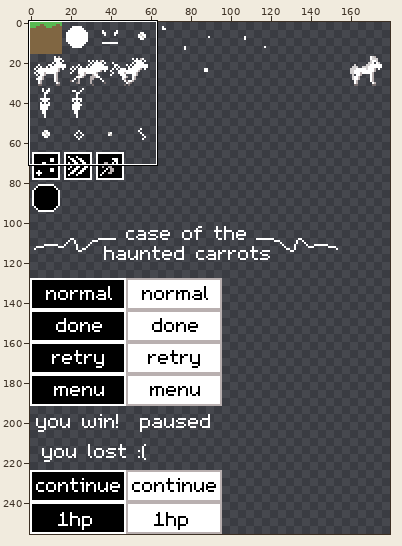
Edited in one commit: pixel-art file (tex/tiles.aseprite). The picture above shows the old version from afar; the outline marks the close-up.
Close-up. As it was:
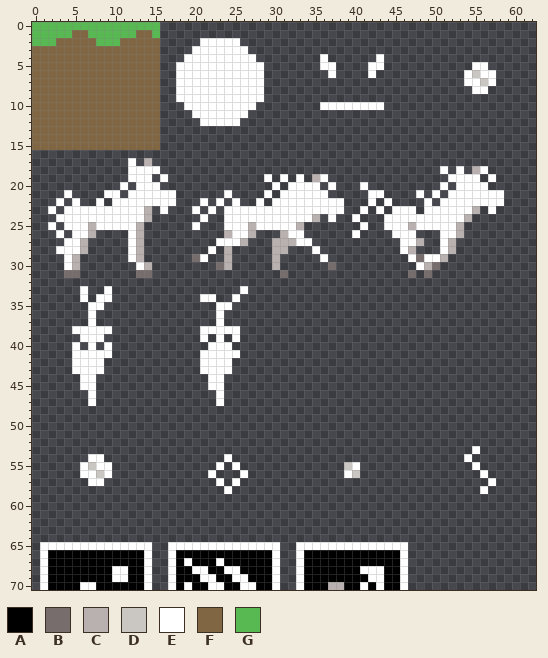
256x256 pixels, 1 frame. Shown: x 0..62, y 0..70. The wide view leaves out empty margins. The commit also changed other parts of the picture, which this record leaves out.
Visible layers, top first: "mane", "horse", "Group 1/Layer 3", "Group 1/change_playubtton", "Layer 1", "button-bg".
Palette (. is transparent): A #000000  B #776d6d  C #b9b0b0  D #cac7c2  E #ffffff  F #806642  G #58b952
Pixels before (only the part around the change), first column x 0:
 0 GGGGGGGGGGGGGGGG...............................................
 1 GGGGGFFGGGGGGFFG...............................................
 2 GGGFFFFFGGGFFFFF.....EEEEE.....................................
 3 FFFFFFFFFFFFFFFF....EEEEEEE....................................
 4 FFFFFFFFFFFFFFFF...EEEEEEEEE........E......E...................
 5 FFFFFFFFFFFFFFFF..EEEEEEEEEEE.......EE....EE...........EE......
 6 FFFFFFFFFFFFFFFF..EEEEEEEEEEE........E....E...........EDEE.....
 7 FFFFFFFFFFFFFFFF..EEEEEEEEEEE.........................EEDE.....
 8 FFFFFFFFFFFFFFFF..EEEEEEEEEEE..........................EE......
 9 FFFFFFFFFFFFFFFF..EEEEEEEEEEE..................................
10 FFFFFFFFFFFFFFFF...EEEEEEEEE........EEEEEEEE...................
11 FFFFFFFFFFFFFFFF....EEEEEEE....................................
12 FFFFFFFFFFFFFFFF.....EEEEE.....................................
13 FFFFFFFFFFFFFFFF...............................................
14 FFFFFFFFFFFFFFFF...............................................
15 FFFFFFFFFFFFFFFF...............................................
16 ...............................................................
17 ............E.C................................................
18 ............EEEE...................................E.E.CE......
19 ............EEE.E............E.E.E.CE...............EEEE.E.....
20 ...........E.EEE..............E.EEEE.E...E.........E.EEEE......
21 ....E....EE.EEEEEE......E....E.EEEEEE.....EE....E.E.EEEEEEE....
22 ...E.E..E.EEEEEEEE...E.E.E..E.EEEEEEEEE...E.E....E.EEEEEEEE....
23 ..E.EEEEEEEEEEC.E...E.E.EEEEEEEEEEEEEEE..E.E.EEE.EEEEEEC.E.....
24 ...EEEEEEEEEEEC......E..EEEEEEEEEEEC.E..E...EEEEEEEEEEC........
25 ..E.EEECEEEEEC......E...EEECEEEEEC.......E..EEECEEEEEC.........
26 ...E.EEC....EC..........CEEC...CEE......E....EEE...EEC.........
27 ....EEC.....EC.........EEEC...CCCEE...........EEC..EC..........
28 ...EEEC.....EC........E.C.....CC...E..........EC...EC..........
29 ....EC......EC......BE..C.....C.....E..........EBEEC...........
30 ....EC.......EC........BC.....C......B..........ECB............
31 ....BB.......BB................B...............B.B.............
32 ...............................................................
33 ......E..E................E....................................
34 ......E.EE...........EE..E.....................................
35 .......EE..............EE......................................
36 .......E...............E.......................................
37 .......E...............E.......................................
38 .....EEEEE...........EEEEE.....................................
39 ......EEE............E.E.E.....................................
40 .....E.E.E............EEE......................................
41 .....EEEEE...........EEEEE.....................................
42 .....EEEE............EEEE......................................
43 .....EEEE............EEEE......................................
44 ......EE..............EE.......................................
45 ......EE..............EE.......................................
46 .......E...............E.......................................
47 .......E...............E.......................................
48 ...............................................................
49 ...............................................................
50 ...............................................................
51 ...............................................................
52 ...............................................................
53 .......................................................E.......
54 .......EE...............E.............................E........
55 ......EDEE.............E.E.............DE..............E.......
56 ......EEDE............E...E............ED...............E......
57 .......EE..............E.E...............................E.....
58 ........................E...............................E......
59 ...............................................................
60 ...............................................................
61 ...............................................................
62 ...............................................................
63 ...............................................................
64 ...............................................................
65 .EEEEEEEEEEEEEE..EEEEEEEEEEEEEE..EEEEEEEEEEEEEE................
66 .EAAAAAAAAAAAAE..EAAAAAAAAAAAAE..EAAAAAAAAAAAAE................
67 .EAAAAAAAAAAAAE..EAEAAAEAAAAAAE..EAAAAAAAAAAAAE................
68 .EAAAAAAAAEEAAE..EAAEEAAEEAAAAE..EAAAAAAAEEEAAE................
Now the later version:
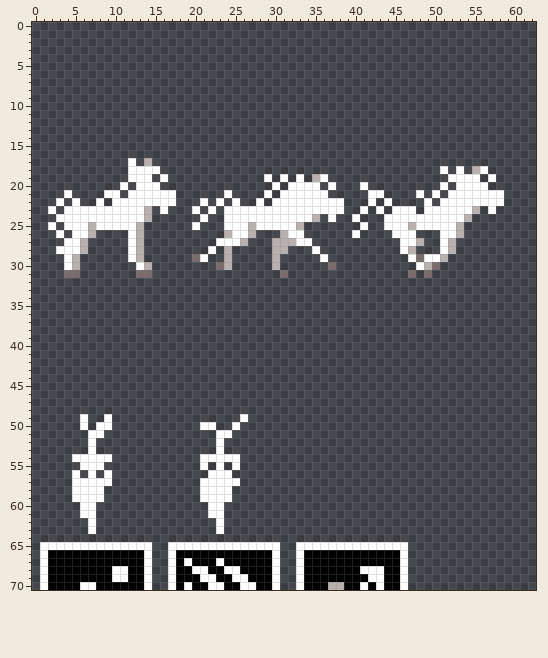
Edits made:
Changed rows in their new state; - is an unchanged pixel.
Layer "Layer 1":
first column x 0:
 0 ................------------------------------------------
 1 ................------------------------------------------
 2 ................-----.....--------------------------------
 3 ................----.......-------------------------------
 4 ................---.........--------.------.--------------
 5 ................--...........-------..----..-----------..-
 6 ................--...........--------.----.-----------....
 7 ................--...........-------------------------....
 8 ................--...........--------------------------..-
 9 ................--...........-----------------------------
10 ................---.........--------........--------------
11 ................----.......-------------------------------
12 ................-----.....--------------------------------
13 ................------------------------------------------
14 ................------------------------------------------
15 ................------------------------------------------
first column x 5:
33 -.--.----------------.-------------------------------
34 -.-..-----------..--.--------------------------------
35 --..--------------..---------------------------------
36 --.---------------.----------------------------------
37 --.---------------.----------------------------------
38 .....-----------.....--------------------------------
39 -...------------.-.-.--------------------------------
40 .-.-.------------...---------------------------------
41 .....-----------.....--------------------------------
42 ....------------....---------------------------------
43 ....------------....---------------------------------
44 -..--------------..----------------------------------
45 -..--------------..----------------------------------
46 --.---------------.----------------------------------
47 --.---------------.----------------------------------
49 -E--E----------------E-------------------------------
50 -E-EE-----------EE--E--------------------------------
51 --EE--------------EE---------------------------------
52 --E---------------E----------------------------------
53 --E---------------E-------------------------------.--
54 EE--E-----------EEE-E----------------------------.---
55 --E-.-----------E-----------------..--------------.--
56 E.-.--------------EE-.------------..---------------.-
57 EE--E-----------EE-E--------------------------------.
58 EEEE------------EEE--------------------------------.-
59 EEEE------------EEEE---------------------------------
60 -EE--------------EE----------------------------------
61 -EE--------------EE----------------------------------
62 --E---------------E----------------------------------
63 --E---------------E----------------------------------
